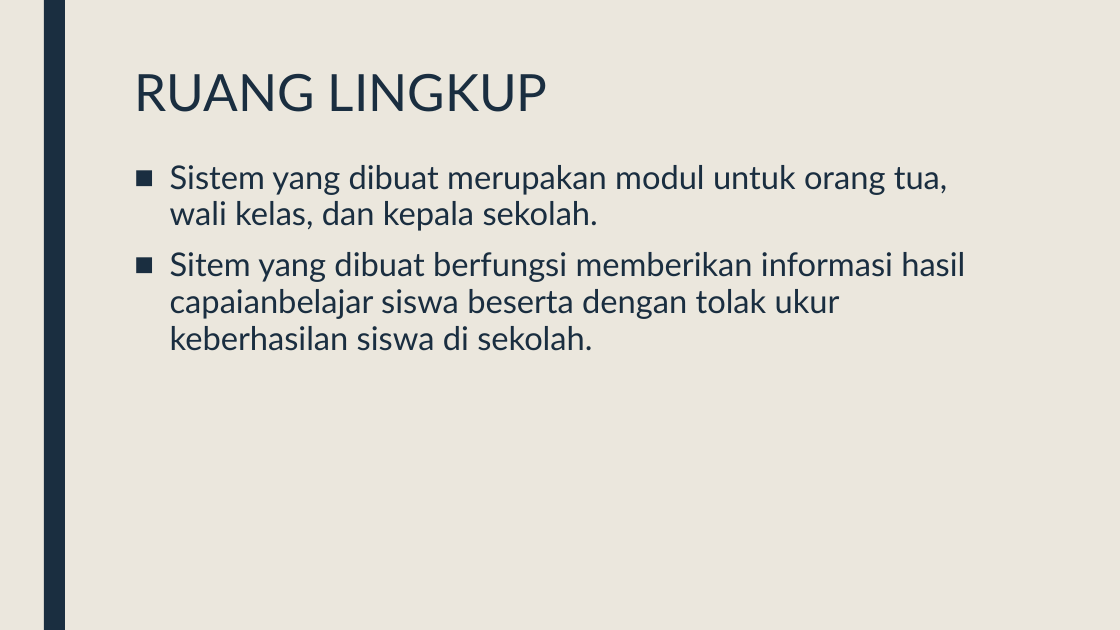
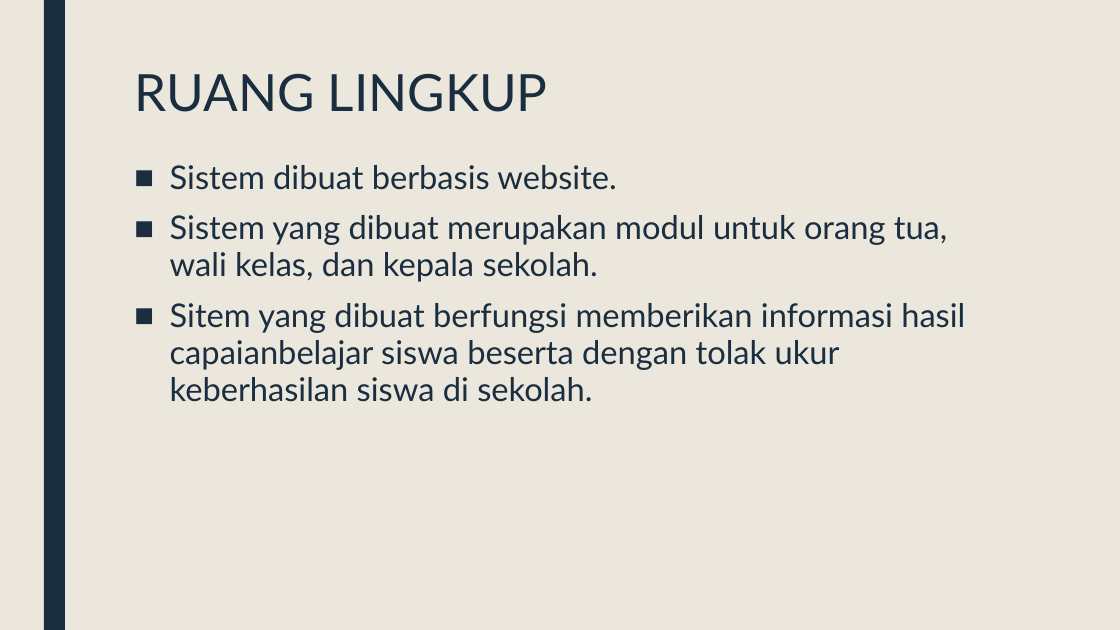
Before and after one commit to danielzalukhu/taubaya, a slide deck: slide 5 of document/LSTA/160716053_DanielBualaKristoZalukhu_PPT.pptx. Drawn at 1120x630 pixels with LibreOffice and Linux fonts; fonts in the diff are those of the drawing. Boxes give left, top, right and bottom in pixels: in the first picture for what was removed or moved away, otherwise in the second. Text is boxed around its words. In the diff, an @@ line names an element or a change of style, - is before the commit and + after.

```diff
--- a/document/LSTA/160716053_DanielBualaKristoZalukhu_PPT.pptx
+++ b/document/LSTA/160716053_DanielBualaKristoZalukhu_PPT.pptx
@@ text at (170, 165, 616, 190): paragraph added @@
+■ Sistem dibuat berbasis website.
```
Also in this commit, not shown: 9 other slides changed, 1 slide added, 28 other files.
